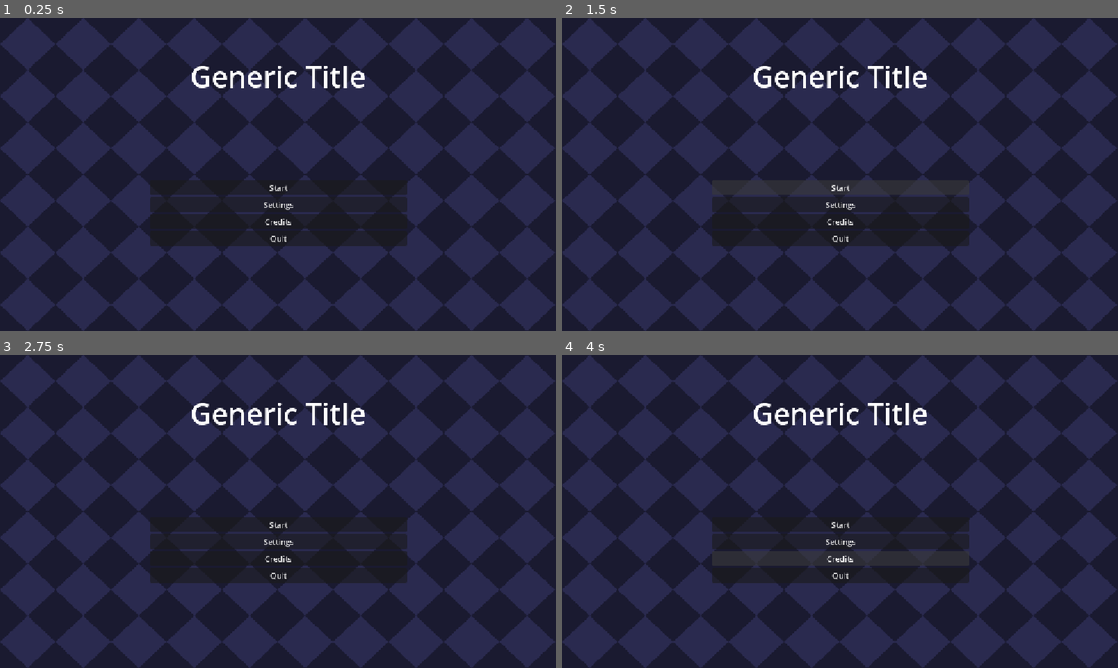
Above: before the commit, frames 1-4 (two rows, left to right).
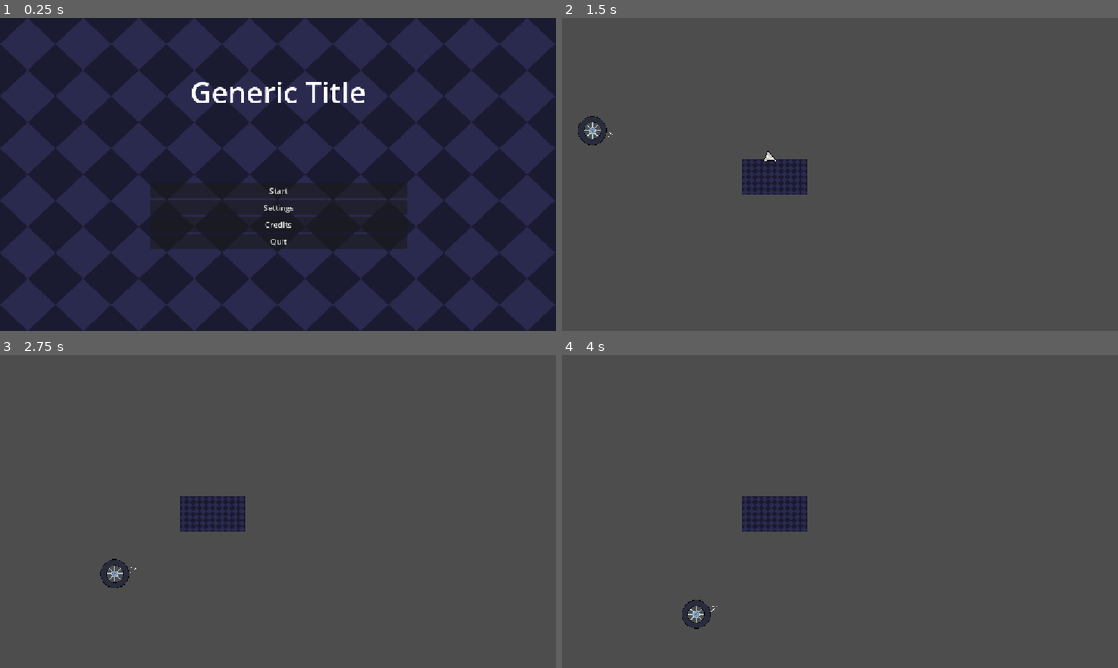
Above: after the commit, the same moments.

Repository: yibist/countDown
Game: Godot game, scene res://scenes/main.tscn
Same seed, same stepped clock (60 frames per second), same inputs: the game is played once before the commit and once after it. Before the commit the project starts from res://scene/main.tscn.
Inputs (mouse positions are in pixels of both pictures, inside the frame that each line leads up to):
- Up to frame 1 (0.25 s): no input
- Up to frame 2 (1.5 s): click "Start" at 0.5 s; click (840, 187) at 1.25 s, where only the run before the commit has a clickable "Start"
- Up to frame 3 (2.75 s): move the mouse to (400, 495) at 2.02 s; hold D (moveRight) from 2.03 s (still down); click (400, 495) at 2.1 s; tap Space (jump) at 2.27 s
- Up to frame 4 (4 s): release D (moveRight) at 2.75 s; click (840, 542) at 2.75 s, where only the run before the commit has a clickable "Settings"; click (840, 558) at 3.5 s, where only the run before the commit has a clickable "Credits"

The runs differ from the first frame. In frame 1, 3.0% of the frame differs, in the area x 27-74%, y 15-74%; in frame 2, 99%; in frame 3, 99%; in frame 4, 99%, in the area x 0-100%, y 0-100%.

Commit message:
add scene loader

Diff:
--- a/level1.tscn
+++ b/level1.tscn
@@ -1,6 +1,6 @@
 [gd_scene format=3 uid="uid://ck3j3v4257r4y"]
 
-[ext_resource type="PackedScene" uid="uid://ckrag6qa4otci" path="res://scene/player.tscn" id="1_jwv3a"]
+[ext_resource type="PackedScene" uid="uid://ckrag6qa4otci" path="res://scenes/player.tscn" id="1_jwv3a"]
 [ext_resource type="Texture2D" uid="uid://calirm1malddv" path="res://assets/menu_background.svg" id="2_dopym"]
 
 [sub_resource type="WorldBoundaryShape2D" id="WorldBoundaryShape2D_5jg4h"]
--- a/project.godot
+++ b/project.godot
@@ -13,6 +13,10 @@
 config/name="countDown"
 run/main_scene="uid://mh51cbgar6w"
 config/features=PackedStringArray("4.7", "Forward Plus")
+
+[autoload]
+
+SceneLoader="*uid://kepwtdd40y48"
 
 [display]
 
--- /dev/null
+++ b/scenes/loading_scene.tscn
@@ -0,0 +1,60 @@
+[gd_scene format=3 uid="uid://doj0u6jy2wmhl"]
+
+[ext_resource type="Script" uid="uid://njqjax807715" path="res://scripts/loading_scene.gd" id="1_v0di8"]
+
+[sub_resource type="StyleBoxFlat" id="StyleBoxFlat_irmrr"]
+bg_color = Color(0, 0, 0, 1)
+
+[sub_resource type="Animation" id="Animation_smnf2"]
+length = 0.001
+tracks/0/type = "value"
+tracks/0/imported = false
+tracks/0/enabled = true
+tracks/0/path = NodePath("Panel:modulate")
+tracks/0/interp = 1
+tracks/0/loop_wrap = true
+tracks/0/keys = {
+"times": PackedFloat32Array(0),
+"transitions": PackedFloat32Array(1),
+"update": 0,
+"values": [Color(1, 1, 1, 1)]
+}
+
+[sub_resource type="Animation" id="Animation_a0egu"]
+resource_name = "fade"
+length = 0.3
+tracks/0/type = "value"
+tracks/0/imported = false
+tracks/0/enabled = true
+tracks/0/path = NodePath("Panel:modulate")
+tracks/0/interp = 1
+tracks/0/loop_wrap = true
+tracks/0/keys = {
+"times": PackedFloat32Array(0, 0.3),
+"transitions": PackedFloat32Array(1, 1),
+"update": 0,
+"values": [Color(1, 1, 1, 0), Color(1, 1, 1, 1)]
+}
+
+[sub_resource type="AnimationLibrary" id="AnimationLibrary_o5idu"]
+_data = {
+&"RESET": SubResource("Animation_smnf2"),
+&"fade": SubResource("Animation_a0egu")
+}
+
+[node name="LoadingScene" type="CanvasLayer" unique_id=389989062 node_paths=PackedStringArray("animation_player")]
+layer = 10
+script = ExtResource("1_v0di8")
+animation_player = NodePath("AnimationPlayer")
+
+[node name="Panel" type="Panel" parent="." unique_id=554463557]
+anchors_preset = 15
+anchor_right = 1.0
+anchor_bottom = 1.0
+grow_horizontal = 2
+grow_vertical = 2
+theme_override_styles/panel = SubResource("StyleBoxFlat_irmrr")
+
+[node name="AnimationPlayer" type="AnimationPlayer" parent="." unique_id=2121596742]
+libraries/ = SubResource("AnimationLibrary_o5idu")
+autoplay = &"fade"
--- a/scene/main.tscn
+++ b/scenes/main.tscn
@@ -1,6 +1,7 @@
 [gd_scene format=3 uid="uid://mh51cbgar6w"]
 
-[ext_resource type="Texture2D" uid="uid://calirm1malddv" path="res://assets/menu_background.svg" id="1_itxqv"]
+[ext_resource type="Script" uid="uid://chvd7o0lsjdvp" path="res://scripts/main.gd" id="1_0wfyh"]
+[ext_resource type="Texture2D" uid="uid://calirm1malddv" path="res://assets/menu_background.svg" id="1_o5qli"]
 
 [node name="Main" type="Control" unique_id=2133287278]
 layout_mode = 3
@@ -9,6 +10,8 @@
 anchor_bottom = 1.0
 grow_horizontal = 2
 grow_vertical = 2
+script = ExtResource("1_0wfyh")
+test_scene = &"res://level1.tscn"
 
 [node name="TextureRect" type="TextureRect" parent="." unique_id=984572955]
 layout_mode = 1
@@ -17,13 +20,13 @@
 anchor_bottom = 1.0
 grow_horizontal = 2
 grow_vertical = 2
-texture = ExtResource("1_itxqv")
+texture = ExtResource("1_o5qli")
 
 [node name="MarginContainer" type="MarginContainer" parent="." unique_id=1458080324]
 layout_mode = 1
 anchors_preset = 10
 anchor_right = 1.0
-offset_bottom = 242.0
+offset_bottom = 308.0
 grow_horizontal = 2
 
 [node name="Label" type="Label" parent="MarginContainer" unique_id=1122251661]
@@ -42,7 +45,7 @@
 anchor_right = 0.5
 anchor_bottom = 0.5
 offset_left = -265.0
-offset_top = -25.0
+offset_top = -14.0
 offset_right = 267.0
 offset_bottom = 186.0
 grow_horizontal = 2
@@ -67,3 +70,5 @@
 [node name="Quit" type="Button" parent="MarginContainer2/VBoxContainer" unique_id=117265135]
 layout_mode = 2
 text = "Quit"
+
+[connection signal="pressed" from="MarginContainer2/VBoxContainer/Start" to="." method="_on_start_pressed"]
--- a/scene/player.tscn
+++ b/scenes/player.tscn
@@ -4,7 +4,7 @@
 [ext_resource type="Texture2D" uid="uid://br638wqt42lhb" path="res://assets/Wheel.png" id="2_i3pqv"]
 [ext_resource type="Script" uid="uid://dq5xeiagiaii6" path="res://scripts/graple.gd" id="3_fvtld"]
 [ext_resource type="Texture2D" uid="uid://ccci3k74ftous" path="res://assets/arrowDirection.png" id="3_s4jxa"]
-[ext_resource type="PackedScene" uid="uid://cc74dyp6kaknt" path="res://scene/grapleHead.tscn" id="4_ct4mp"]
+[ext_resource type="PackedScene" uid="uid://cc74dyp6kaknt" path="res://scenes/grapleHead.tscn" id="4_ct4mp"]
 
 [sub_resource type="CircleShape2D" id="CircleShape2D_5jg4h"]
 radius = 30.0
--- /dev/null
+++ b/scripts/loading_scene.gd
@@ -0,0 +1,17 @@
+extends CanvasLayer
+
+signal loading_screen_ready
+
+@export var animation_player: AnimationPlayer
+
+func _ready() -> void:
+	await animation_player.animation_finished
+	loading_screen_ready.emit()
+
+func _on_progress_advanced(progress: float) -> void: # can be used to display percentage bars
+	pass
+
+func _on_loading_finished() -> void:
+	animation_player.play_backwards("fade")
+	await animation_player.animation_finished
+	queue_free()
--- /dev/null
+++ b/scripts/main.gd
@@ -0,0 +1,7 @@
+extends Control
+
+@export var test_scene: StringName
+
+
+func _on_start_pressed() -> void:
+	SceneLoader.load_scene(test_scene)
--- /dev/null
+++ b/scripts/scene_loader.gd
@@ -0,0 +1,44 @@
+extends Node
+
+signal progress_advanced(progress)
+signal loading_finished
+
+var loading_scene: PackedScene = preload("uid://doj0u6jy2wmhl")
+var target_scene: PackedScene
+var scene_path: String
+var progress: Array # 1D array with one float entry showing laod progress in % lol
+
+func _ready() -> void:
+	set_process(false)
+
+func load_scene(_scene_path: String) -> void:
+	scene_path = _scene_path
+
+	var new_loading_scene = loading_scene.instantiate()
+	add_child(new_loading_scene)
+
+	progress_advanced.connect(new_loading_scene._on_progress_advanced)
+	loading_finished.connect(new_loading_scene._on_loading_finished)
+
+	await new_loading_scene.loading_screen_ready # wait until loading screen has covered screen
+
+	start_load()
+
+func start_load() -> void:
+	var state = ResourceLoader.load_threaded_request(scene_path, "", true)
+
+	if state == OK:
+		set_process(true)
+
+func _process(_delta: float) -> void:
+	var load_status = ResourceLoader.load_threaded_get_status(scene_path, progress)
+	progress_advanced.emit(progress[0])
+
+	match load_status:
+		ResourceLoader.THREAD_LOAD_INVALID_RESOURCE, ResourceLoader.THREAD_LOAD_FAILED:
+			printerr("invalid target scene!")
+			set_process(false)
+		ResourceLoader.THREAD_LOAD_LOADED:
+			target_scene = ResourceLoader.load_threaded_get(scene_path)
+			get_tree().change_scene_to_packed(target_scene)
+			loading_finished.emit()
Renamed: scene/grapleHead.tscn -> scenes/grapleHead.tscn
Not shown, added: scripts/loading_scene.gd.uid
Not shown, added: scripts/main.gd.uid
Not shown, added: scripts/scene_loader.gd.uid
